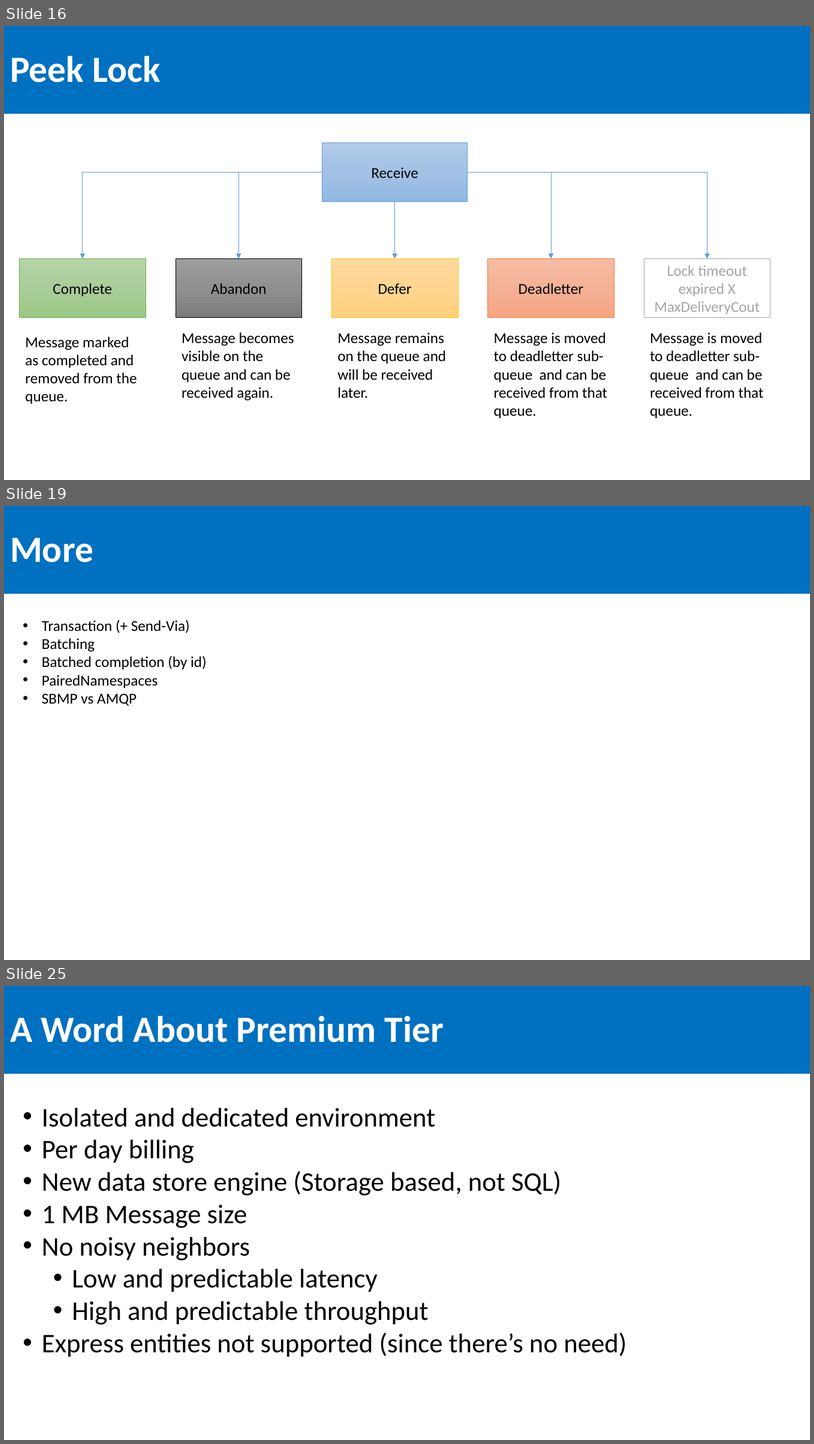
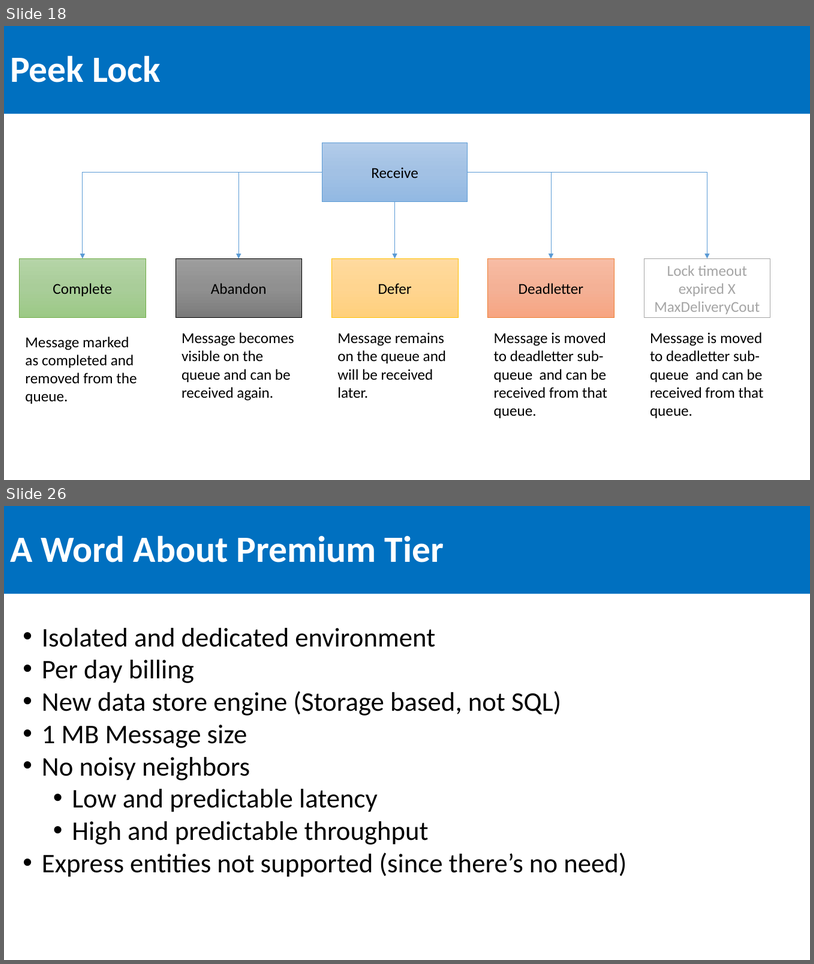
Before and after one commit to SeanFeldman/ASB-AustinAzure, a slide deck: Azure Service Bus Austin Azure usergroup 2016-09-08.pptx. Shown one above the other, each under a label of ours: slides 16, 19 and 25 before the commit, slides 18 and 26 after it; the slides between them are not shown. The pictures are 814x1444 and 814x964 pixels, drawn with LibreOffice and Linux fonts; fonts in the diff are those of the drawing. Boxes give left, top, right and bottom in pixels: in the first picture for what was removed or moved away, otherwise in the second. Text is boxed around its words. In the diff, an @@ line names an element or a change of style, - is before the commit and + after.

```diff
--- a/Azure Service Bus Austin Azure usergroup 2016-09-08.pptx
+++ b/Azure Service Bus Austin Azure usergroup 2016-09-08.pptx
@@ slide 19 removed at bbox=[4, 506, 810, 960], background #FFFFFF @@
@@ title removed at bbox=[4, 506, 810, 594] @@
-More
@@ text removed at bbox=[42, 619, 207, 706] @@
-• Transaction (+ Send-Via)
-• Batching
-• Batched completion (by id)
-• PairedNamespaces
-• SBMP vs AMQP
@@ what was slide 16 is now slide 18 @@
@@ what was slide 25 is now slide 26 @@
```
Also in this commit, not shown: 11 slides changed, 3 slides added, 1 other slide removed, 3 other files.
